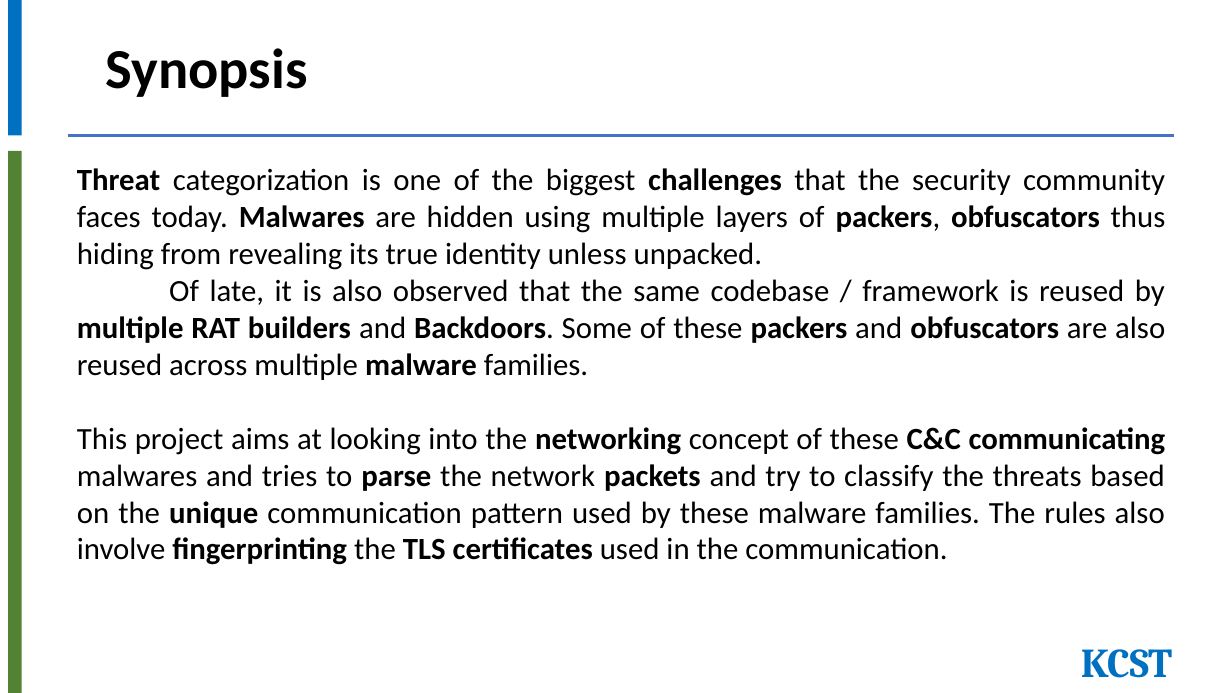
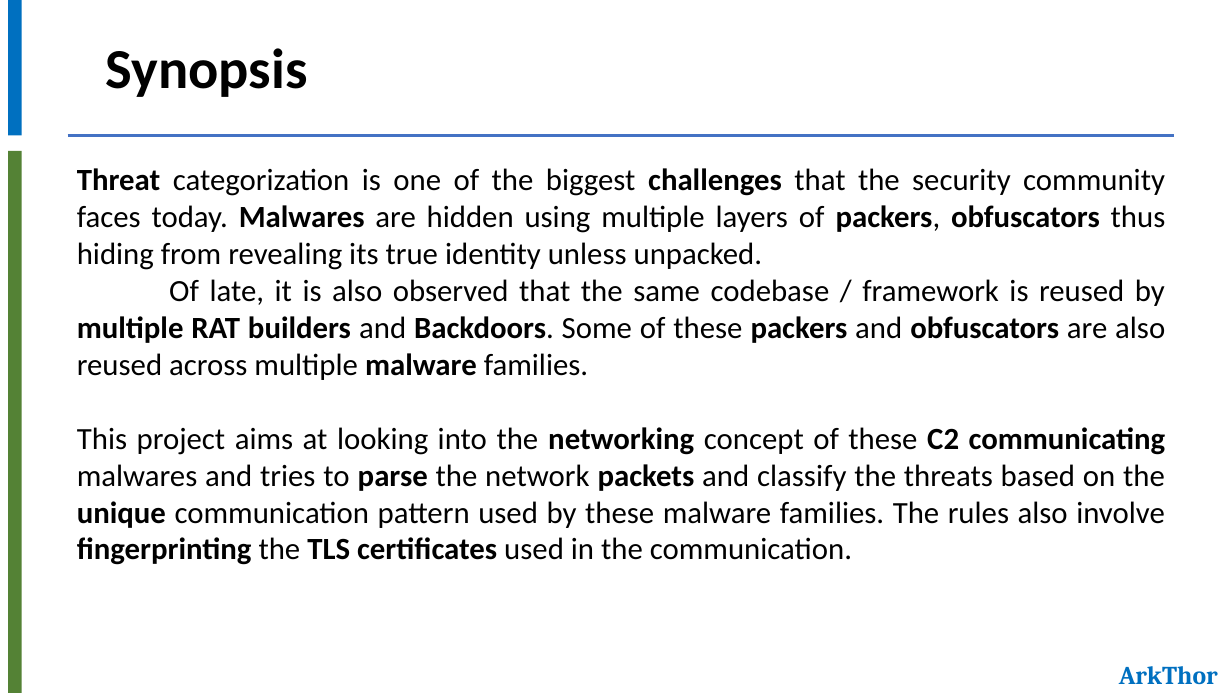
Before and after one commit to JawedCIA/ArkThor, a slide deck: slide 4 of Presentation/CSCD-Cohort6-Group6-KCST.pptx (slide 3 before the commit). Drawn at 1232x693 pixels with LibreOffice and Linux fonts; fonts in the diff are those of the drawing. Boxes give left, top, right and bottom in pixels: in the first picture for what was removed or moved away, otherwise in the second. Text is boxed around its words. In the diff, an @@ line names an element or a change of style, - is before the commit and + after.

```diff
--- a/Presentation/CSCD-Cohort6-Group6-KCST.pptx
+++ b/Presentation/CSCD-Cohort6-Group6-KCST.pptx
@@ text at [77, 427, 1166, 565]: text changed @@
-This project aims at looking into the networking concept of these C&C communicating malwares and tries to parse the network packets and try to classify the threats based on the unique communication pattern used by these malware families. The rules also involve fingerprinting the TLS certificates used in the communication.
+This project aims at looking into the networking concept of these C2 communicating malwares and tries to parse the network packets and classify the threats based on the unique communication pattern used by these malware families. The rules also involve fingerprinting the TLS certificates used in the communication.
@@ text removed at [1081, 649, 1172, 678] @@
-KCST
@@ text added at [1119, 666, 1218, 685], 20 pt, text #0070C0, bold @@
+ArkThor
```
Also in this commit, not shown: 3 other slides changed, 18 slides added, 4 slides removed, 17 other files.
